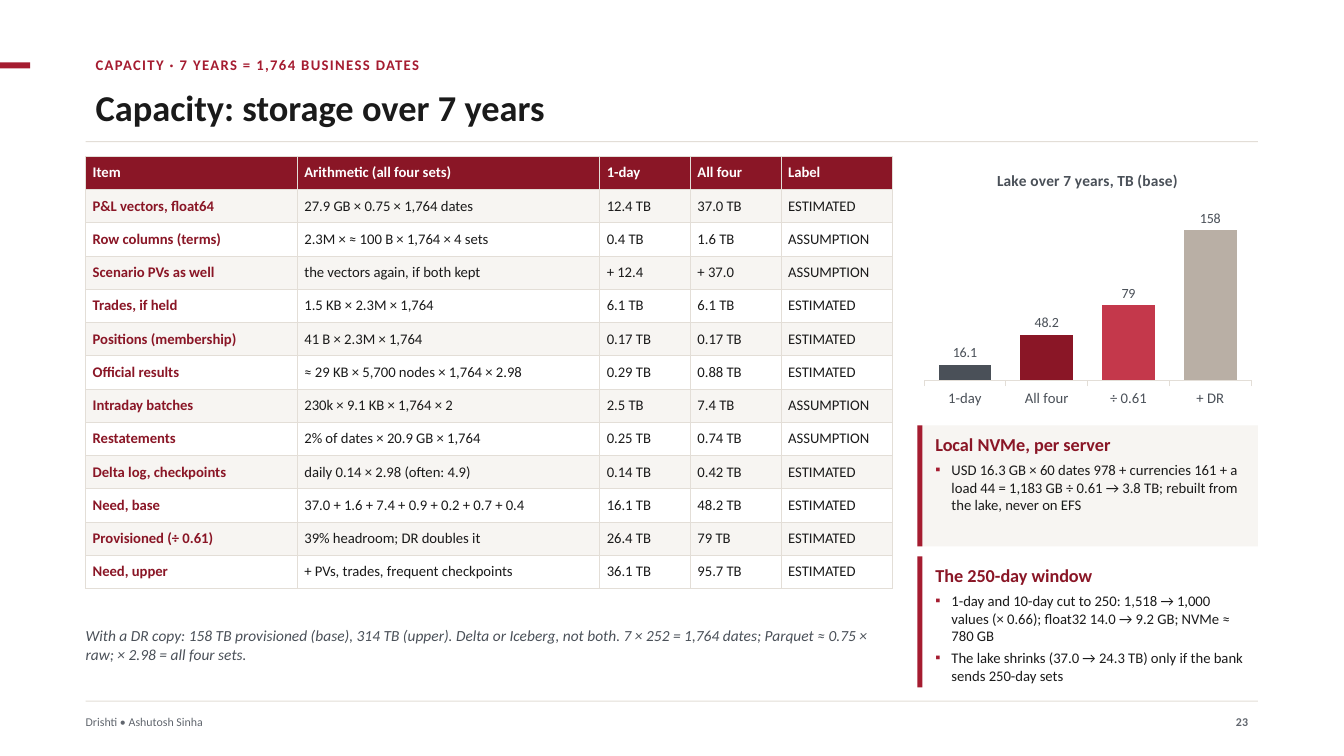
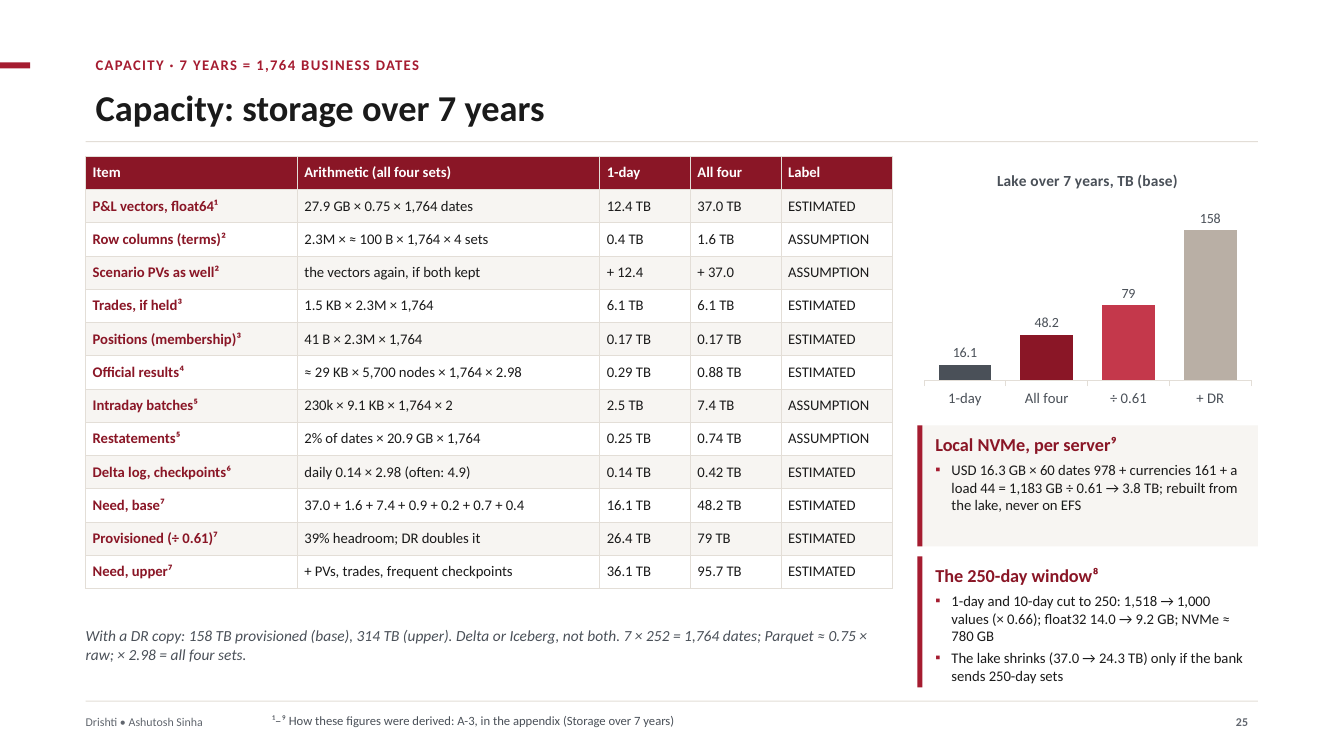
Before and after one commit to ajsinha/drishti, a slide deck: slide 25 of docs/publications/Drishti-VaR-Engine.pptx (slide 23 before the commit). Drawn at 1344x756 pixels with LibreOffice and Linux fonts; fonts in the diff are those of the drawing. Boxes give left, top, right and bottom in pixels: in the first picture for what was removed or moved away, otherwise in the second. Text is boxed around its words. In the diff, an @@ line names an element or a change of style, - is before the commit and + after.

Commit message:
Decks reorganised: one shape for every deck, the two AWS decks merged into Drishti-on-AWS, the VaR deck with the Market and World editions and one roadmap, every estimate footnoted with its derivation (figures corrected: shard owner 128 GB RAM and a 36 GB heap, 330-650 req/s); EXPOSURE_GUIDE 27.3's seven-year path storage is about 130 TB

```diff
--- a/docs/publications/Drishti-VaR-Engine.pptx
+++ b/docs/publications/Drishti-VaR-Engine.pptx
@@ table at box(86, 156, 892, 589) @@
-row 2, column 1: P&L vectors, float64
+row 2, column 1: P&L vectors, float64¹
-row 3, column 1: Row columns (terms)
+row 3, column 1: Row columns (terms)²
-row 4, column 1: Scenario PVs as well
+row 4, column 1: Scenario PVs as well²
-row 5, column 1: Trades, if held
+row 5, column 1: Trades, if held³
-row 6, column 1: Positions (membership)
+row 6, column 1: Positions (membership)³
-row 7, column 1: Official results
+row 7, column 1: Official results⁴
-row 8, column 1: Intraday batches
+row 8, column 1: Intraday batches⁵
-row 9, column 1: Restatements
+row 9, column 1: Restatements⁵
-row 10, column 1: Delta log, checkpoints
+row 10, column 1: Delta log, checkpoints⁶
-row 11, column 1: Need, base
+row 11, column 1: Need, base⁷
-row 12, column 1: Provisioned (÷ 0.61)
+row 12, column 1: Provisioned (÷ 0.61)⁷
-row 13, column 1: Need, upper
+row 13, column 1: Need, upper⁷
@@ text at box(935, 437, 1117, 454): text changed @@
-Local NVMe, per server
+Local NVMe, per server⁹
@@ text at box(935, 568, 1099, 585): text changed @@
-The 250-day window
+The 250-day window⁸
@@ text added at box(272, 715, 674, 727), 9 pt, text #4A5058 @@
+¹–⁹ How these figures were derived: A-3, in the appendix (Storage over 7 years)
```
Also in this commit, not shown: 33 other slides changed, 14 slides added, 4 slides removed, 13 other files.
